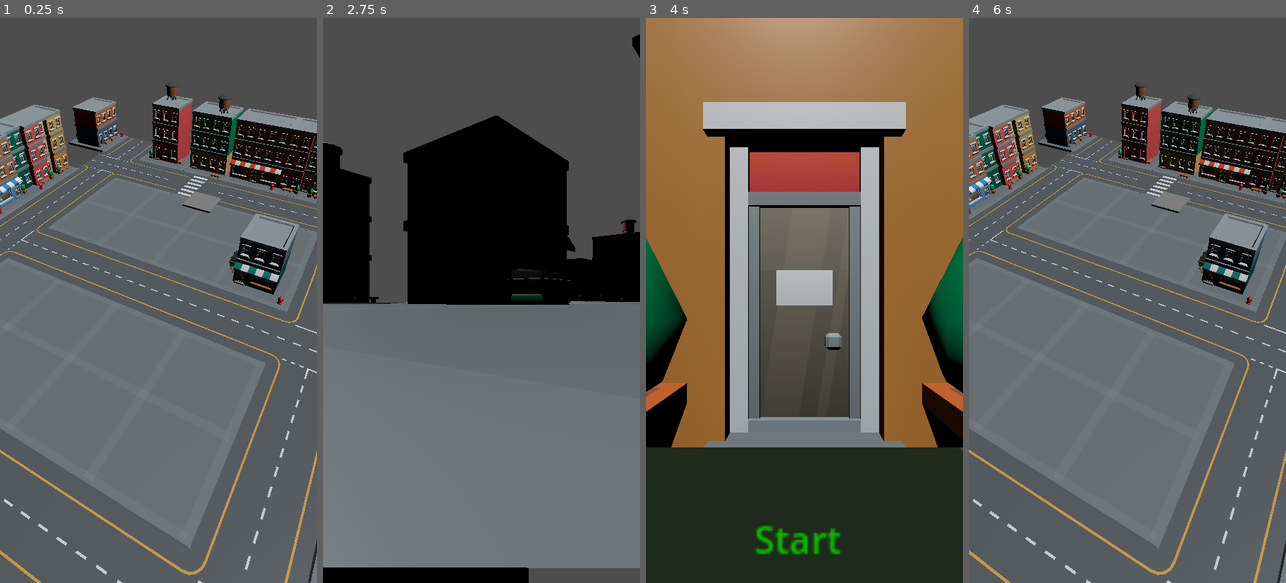
Above: before the commit, frames 1-4 (left to right).
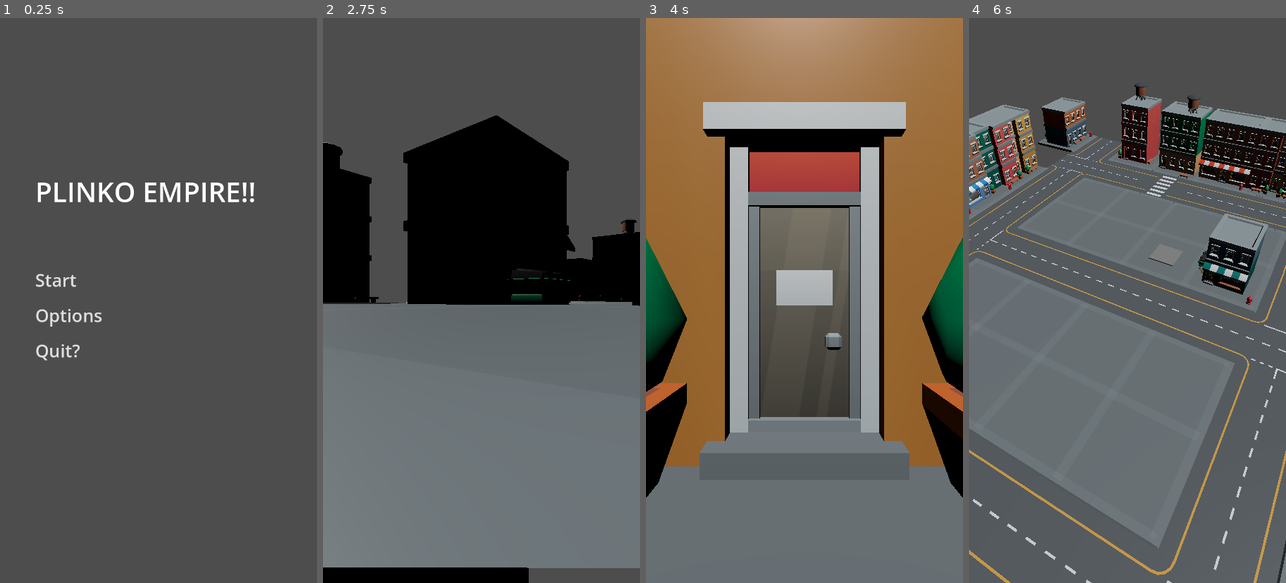
Above: after the commit, the same moments.

Repository: Burns3y/Plinko-Empire
Game: Godot game, scene res://menu.tscn
Two runs of this game, one before a commit and one after it. Both use one fixed random seed, a clock stepped at 60 frames per second and the inputs below. Before the commit the project starts from res://Scenes/map.tscn.
Inputs (mouse positions are in pixels of both pictures, inside the frame that each line leads up to):
- Up to frame 1 (0.25 s): no input
- Up to frame 2 (2.75 s): click (392, 317) at 0.5 s, where only the run after the commit has a clickable "Options"; click (380, 277) at 1.25 s, where only the run after the commit has a clickable "Start"; tap Enter (ui_accept) at 2, 2.27 s; move the mouse to (551, 272) at 2.02 s; click (551, 272) at 2.1 s
- Up to frame 3 (4 s): drag from (741, 328) to (788, 413) at 2.77 s; move the mouse to (836, 176) at 3.52 s; click (836, 176) at 3.6 s
- Up to frame 4 (6 s): tap Enter (ui_accept) at 4.25, 5.27 s; drag from (1111, 413) to (1032, 215) at 4.27 s; move the mouse to (1222, 385) at 5.02 s; hold Down (ui_down) 5.03-5.75 s; click (1222, 385) at 5.1 s; click "X" at 5.75 s

The runs differ from the first frame. In frame 1, 49% of the frame differs, in the area x 0-100%, y 11-100%; in frame 2, less than 0.1%; in frame 3, 24%; in frame 4, 0.2%.

Commit message:
tittle main menu functionality
start button works and options and quit button have been imported into the menu script file. when we have audio we can create the opotions menu

Diff:
--- /dev/null
+++ b/Menu.gd
@@ -0,0 +1,23 @@
+extends Control
+
+
+# Called when the node enters the scene tree for the first time.
+func _ready():
+	pass # Replace with function body.
+
+
+# Called every frame. 'delta' is the elapsed time since the previous frame.
+func _process(delta):
+	pass
+
+
+func _on_start_btn_pressed():
+	get_tree().change_scene_to_file("res://Scenes/map.tscn")
+
+
+func _on_options_btn_pressed():
+	pass # Replace with function body.
+
+
+func _on_quit_btn_pressed():
+	pass # Replace with function body.
--- a/Scenes/map.gd
+++ b/Scenes/Plinko/map.gd
@@ -6,7 +6,7 @@
 var transitionTween: Tween
 
 func _ready():
-	$StartButton.connect("started", self.start_plinko)
+	pass
 
 func _process(_delta):
 	if Input.is_action_just_pressed("ui_accept"):
--- a/Scenes/map.tscn
+++ b/Scenes/map.tscn
@@ -1,6 +1,6 @@
-[gd_scene load_steps=24 format=3 uid="uid://b3hquyhaxtecu"]
-
-[ext_resource type="Script" path="res://Scenes/map.gd" id="1_br6t4"]
+[gd_scene load_steps=23 format=3 uid="uid://b3hquyhaxtecu"]
+
+[ext_resource type="Script" path="res://Scenes/Plinko/map.gd" id="1_br6t4"]
 [ext_resource type="PackedScene" uid="uid://divovq2vcf0lf" path="res://Assets/KayKit_City_Builder_Bits_1.0_FREE/Assets/gltf/road_straight.gltf" id="1_ktjc1"]
 [ext_resource type="PackedScene" uid="uid://ck8vtnsjn80jg" path="res://Assets/KayKit_City_Builder_Bits_1.0_FREE/Assets/gltf/road_straight_crossing.gltf" id="2_jht0d"]
 [ext_resource type="PackedScene" uid="uid://ck6j4aban148d" path="res://Assets/KayKit_City_Builder_Bits_1.0_FREE/Assets/gltf/road_corner.gltf" id="3_ewx2y"]
@@ -12,7 +12,6 @@
 [ext_resource type="PackedScene" uid="uid://b7kt7tii3uxtb" path="res://Assets/KayKit_City_Builder_Bits_1.0_FREE/Assets/gltf/base.gltf" id="7_hy0kk"]
 [ext_resource type="PackedScene" uid="uid://co0ie4q6bojf8" path="res://Assets/KayKit_City_Builder_Bits_1.0_FREE/Assets/gltf/building_E.gltf" id="7_yw53e"]
 [ext_resource type="PackedScene" uid="uid://d2u4ary1pbb5d" path="res://Assets/KayKit_City_Builder_Bits_1.0_FREE/Assets/gltf/building_H_withoutBase.gltf" id="9_rgqiu"]
-[ext_resource type="PackedScene" uid="uid://1qlkyxa2h72w" path="res://startUI.tscn" id="9_w7yip"]
 [ext_resource type="PackedScene" uid="uid://dy7orpr054q34" path="res://Assets/KayKit_City_Builder_Bits_1.0_FREE/Assets/gltf/bench.gltf" id="11_244x3"]
 [ext_resource type="PackedScene" uid="uid://c75to1yityo6p" path="res://Assets/KayKit_City_Builder_Bits_1.0_FREE/Assets/gltf/bush.gltf" id="12_yks60"]
 [ext_resource type="PackedScene" uid="uid://b76kg4espu7lb" path="res://Assets/KayKit_City_Builder_Bits_1.0_FREE/Assets/gltf/dumpster.gltf" id="13_bwi8b"]
@@ -313,15 +312,11 @@
 
 [node name="StartCamera" type="Camera3D" parent="camreas"]
 transform = Transform3D(-1, 3.48787e-16, -8.74228e-08, 3.48787e-16, 1, -3.48787e-16, 8.74228e-08, -3.48787e-16, -1, 7, 0.35, 7.84437)
-fov = 100.0
 
 [node name="Camera3D2" type="Camera3D" parent="camreas"]
 transform = Transform3D(-1, 3.48787e-16, -8.74228e-08, 3.48787e-16, 1, -3.48787e-16, 8.74228e-08, -3.48787e-16, -1, 7, 1, -5.15627)
 
 [node name="TransitionCamera" type="Camera3D" parent="camreas"]
-
-[node name="StartButton" parent="." instance=ExtResource("9_w7yip")]
-transform = Transform3D(-0.06, 2.09272e-17, -9.05975e-09, 2.09272e-17, 0.06, -2.09272e-17, 9.05975e-09, -2.09272e-17, -0.06, 7.0013, 0.287943, 7.93975)
 
 [node name="car_sedan2" parent="." instance=ExtResource("19_mupig")]
 transform = Transform3D(-0.0102275, 0, -0.999948, 0, 1, 0, 0.999948, 0, -0.0102275, 11.1108, 0.125469, 7.34322)
--- a/button_3d.tscn
+++ b/button_3d.tscn
@@ -12,7 +12,7 @@
 [node name="buy_button" type="Node3D"]
 
 [node name="Area3D" type="Area3D" parent="."]
-transform = Transform3D(1, 0, 0, 0, 1, 0, 0, 0, 1, 2.08165e-12, 1.93619, 2.08165e-12)
+transform = Transform3D(1, 0, 0, 0, 1, 0, 0, 0, 1, 2.08165e-12, 0.1, 2.08165e-12)
 script = ExtResource("1_cpse0")
 
 [node name="MeshInstance3D" type="MeshInstance3D" parent="Area3D"]
--- /dev/null
+++ b/menu.tscn
@@ -0,0 +1,66 @@
+[gd_scene load_steps=3 format=3 uid="uid://c2n601pywpo5p"]
+
+[ext_resource type="Script" path="res://Menu.gd" id="1_lod11"]
+
+[sub_resource type="StyleBoxEmpty" id="StyleBoxEmpty_1qoob"]
+
+[node name="CanvasLayer" type="CanvasLayer"]
+
+[node name="Menu" type="Control" parent="."]
+layout_mode = 3
+anchors_preset = 15
+anchor_right = 1.0
+anchor_bottom = 1.0
+grow_horizontal = 2
+grow_vertical = 2
+script = ExtResource("1_lod11")
+
+[node name="MarginContainer" type="MarginContainer" parent="Menu"]
+layout_mode = 1
+anchors_preset = 15
+anchor_right = 1.0
+anchor_bottom = 1.0
+grow_horizontal = 2
+grow_vertical = 2
+theme_override_constants/margin_left = 80
+theme_override_constants/margin_top = 350
+theme_override_constants/margin_right = 80
+theme_override_constants/margin_bottom = 100
+
+[node name="VBoxContainer" type="VBoxContainer" parent="Menu/MarginContainer"]
+layout_mode = 2
+theme_override_constants/separation = 25
+
+[node name="Label" type="Label" parent="Menu/MarginContainer/VBoxContainer"]
+layout_mode = 2
+theme_override_font_sizes/font_size = 62
+text = "PLINKO EMPIRE!!"
+
+[node name="MarginContainer" type="MarginContainer" parent="Menu/MarginContainer/VBoxContainer"]
+custom_minimum_size = Vector2(2.08165e-12, 80)
+layout_mode = 2
+
+[node name="StartBtn" type="Button" parent="Menu/MarginContainer/VBoxContainer"]
+layout_mode = 2
+size_flags_horizontal = 0
+theme_override_font_sizes/font_size = 40
+theme_override_styles/normal = SubResource("StyleBoxEmpty_1qoob")
+text = "Start"
+
+[node name="OptionsBtn" type="Button" parent="Menu/MarginContainer/VBoxContainer"]
+layout_mode = 2
+size_flags_horizontal = 0
+theme_override_font_sizes/font_size = 40
+theme_override_styles/normal = SubResource("StyleBoxEmpty_1qoob")
+text = "Options"
+
+[node name="QuitBtn" type="Button" parent="Menu/MarginContainer/VBoxContainer"]
+layout_mode = 2
+size_flags_horizontal = 0
+theme_override_font_sizes/font_size = 40
+theme_override_styles/normal = SubResource("StyleBoxEmpty_1qoob")
+text = "Quit?"
+
+[connection signal="pressed" from="Menu/MarginContainer/VBoxContainer/StartBtn" to="Menu" method="_on_start_btn_pressed"]
+[connection signal="pressed" from="Menu/MarginContainer/VBoxContainer/OptionsBtn" to="Menu" method="_on_options_btn_pressed"]
+[connection signal="pressed" from="Menu/MarginContainer/VBoxContainer/QuitBtn" to="Menu" method="_on_quit_btn_pressed"]
--- a/project.godot
+++ b/project.godot
@@ -11,7 +11,7 @@
 [application]
 
 config/name="Plinko-empire"
-run/main_scene="res://Scenes/map.tscn"
+run/main_scene="res://menu.tscn"
 config/features=PackedStringArray("4.2", "Mobile")
 config/icon="res://icon.svg"
 
Not shown, added: Assets/scene.gltf
Not shown, added: Assets/scene.gltf.import
Binary file added: Assets/textures skyscrap/S1_NEON_WHITE_BAKED_baseColor.png
Not shown, added: Assets/textures skyscrap/S1_NEON_WHITE_BAKED_baseColor.png.import
Binary file added: Assets/textures skyscrap/S1_WALLS_BAKED_baseColor.png
Not shown, added: Assets/textures skyscrap/S1_WALLS_BAKED_baseColor.png.import
Binary file added: Assets/textures skyscrap/S1_WINDOWS_BAKED_baseColor.png
Not shown, added: Assets/textures skyscrap/S1_WINDOWS_BAKED_baseColor.png.import
Not shown, added: Scenes/Plinko/scene.gltf
Not shown, added: Scenes/Plinko/scene.gltf.import
Not shown, changed: .DS_Store
Not shown, changed: Assets/.DS_Store
